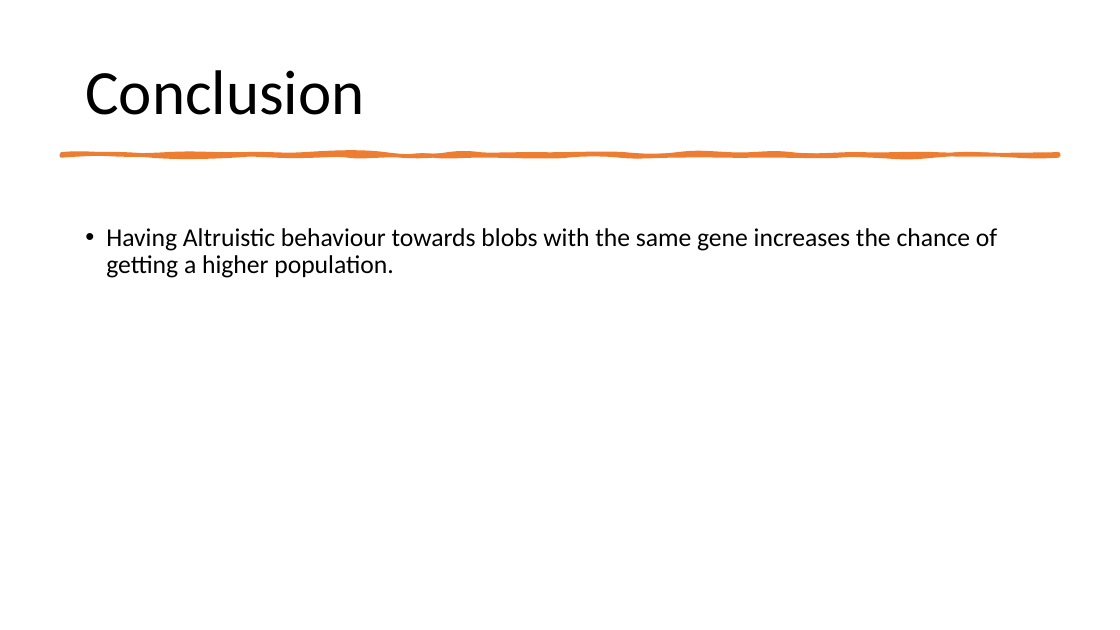
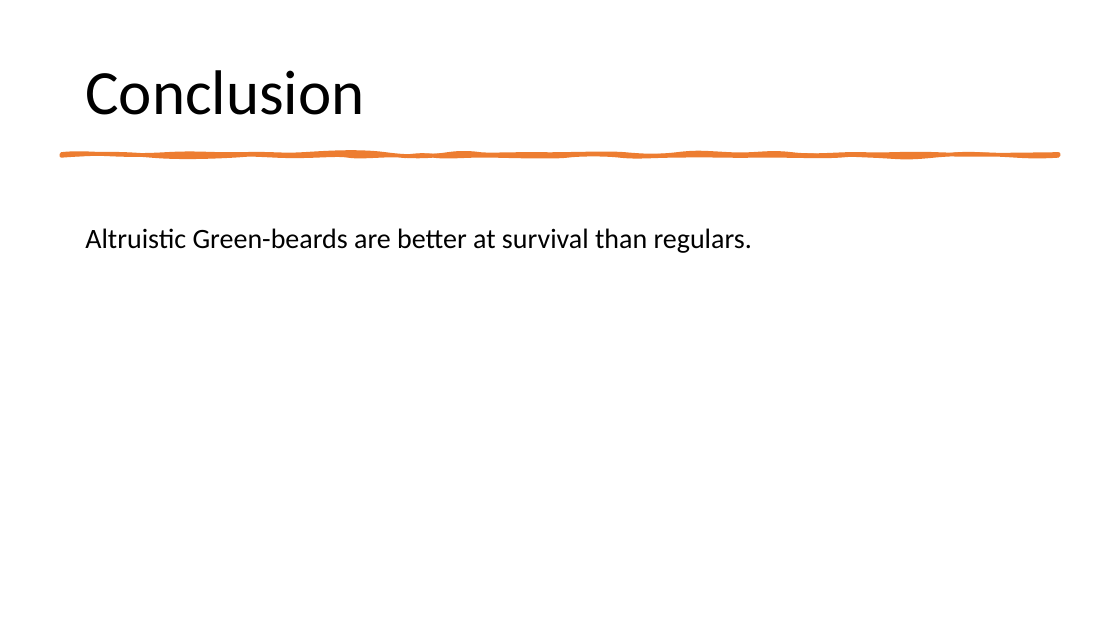
Before and after one commit to LiWeiYeh/Utrecht-University, a slide deck: slide 11 of Research-Methods/Altruism-presentation.pptx (slide 9 before the commit). Drawn at 1120x630 pixels with LibreOffice and Linux fonts; fonts in the diff are those of the drawing. Boxes give left, top, right and bottom in pixels: in the first picture for what was removed or moved away, otherwise in the second. Text is boxed around its words. In the diff, an @@ line names an element or a change of style, - is before the commit and + after.

```diff
--- a/Research-Methods/Altruism-presentation.pptx
+++ b/Research-Methods/Altruism-presentation.pptx
@@ text at [85,228,752,253]: text changed; size 22 to 24 pt @@
-• Having Altruistic behaviour towards blobs with the same gene increases the chance of getting a higher population.
+Altruistic Green-beards are better at survival than regulars.
```
Also in this commit, not shown: 4 other slides changed, 5 slides added, 3 slides removed.
